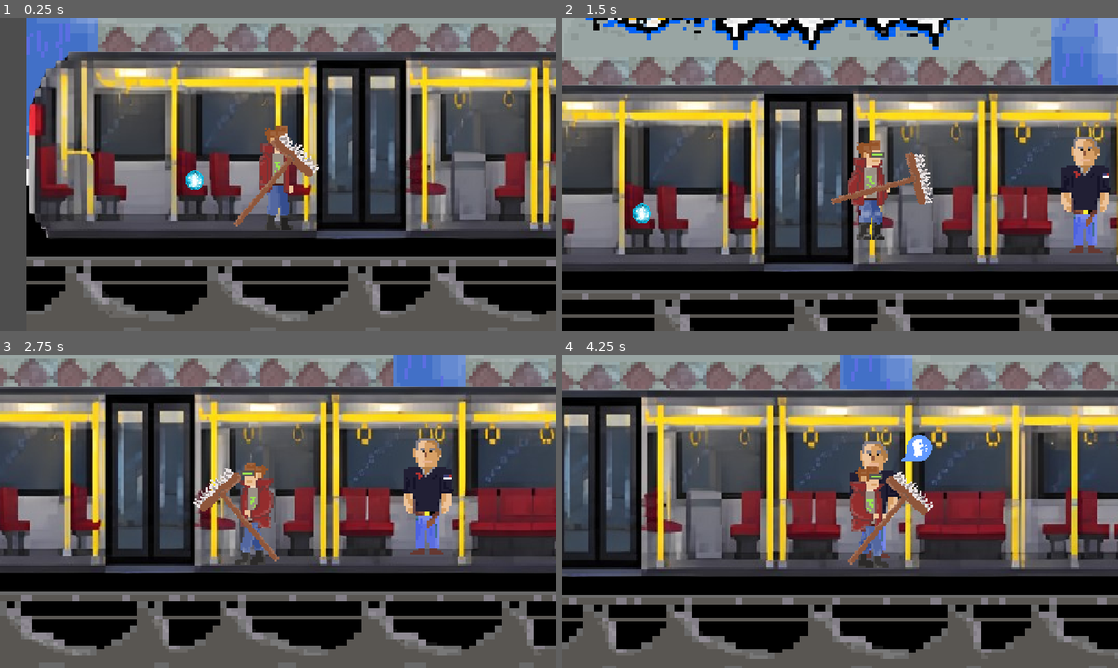
Above: before the commit, frames 1-4 (two rows, left to right).
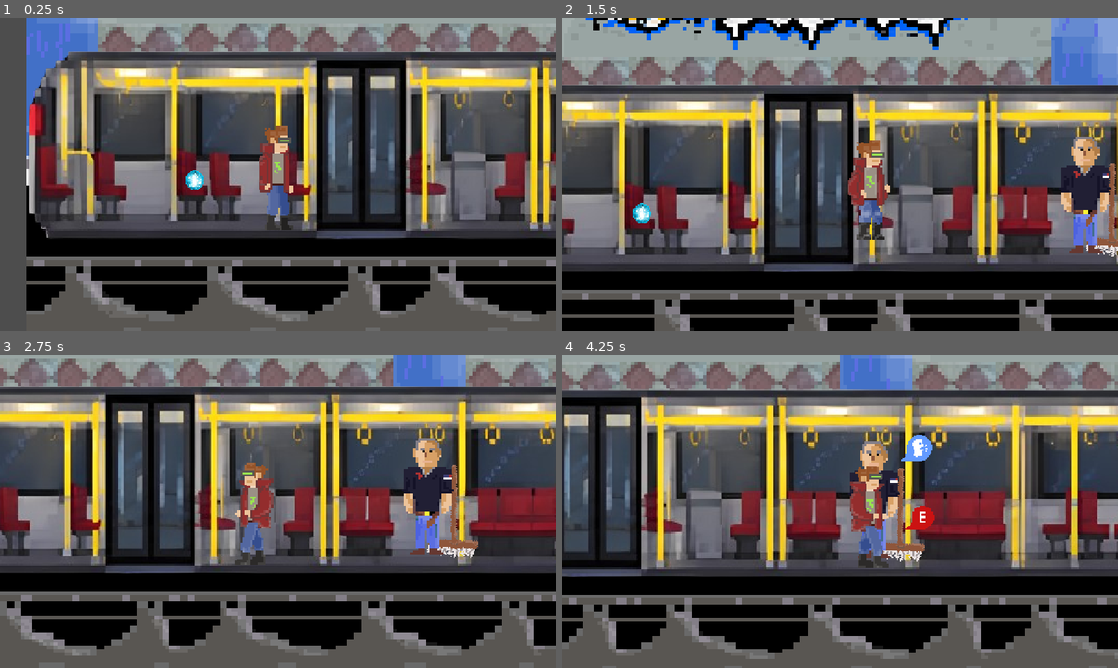
Above: after the commit, the same moments.

Repository: NetoCZ/Metro
Game: Godot game, scene res://Scenes/metro_main.tscn
Two runs of this game, one before a commit and one after it. Both use one fixed random seed, a clock stepped at 60 frames per second and the inputs below.
Inputs:
- Up to frame 1 (0.25 s): no input
- Up to frame 2 (1.5 s): hold D (move_right) from 0.53 s (still down); tap E (interruct) at 0.6 s; tap Space (move_jump) at 0.77 s; tap F (attack) at 1.35 s
- Up to frame 3 (2.75 s): tap Space (move_jump) at 1.52 s; tap E (interruct) at 1.55, 2.3 s; release D (move_right) at 2.03 s; hold A (move_left) from 2.03 s (still down); hold P (hurt) from 2.03 s (still down)
- Up to frame 4 (4.25 s): release A (move_left) at 2.78 s; release P (hurt) at 2.78 s; hold D (move_right) from 2.78 s (still down); tap E (interruct) at 2.85, 3.6 s; tap Space (move_jump) at 3.02, 3.77 s

The runs differ from the first frame. In frame 1, 0.7% of the frame differs, in the area x 42-58%, y 36-67%; in frame 2, 1.1%; in frame 3, 1.2%; in frame 4, 1.3%, in the area x 51-67%, y 36-68%.

Commit message:
MOOOOOOOOOOOOOP

Diff:
--- a/Scenes/Player/player.tscn
+++ b/Scenes/Player/player.tscn
@@ -4,7 +4,6 @@
 [ext_resource type="Script" uid="uid://b837hjvkk5guk" path="res://Scenes/Player/playerMovement.gd" id="1_uvnfx"]
 [ext_resource type="PackedScene" uid="uid://dmg7yfrfwf8de" path="res://Scenes/Weapons/BaseWeapon.tscn" id="2_gk6dx"]
 [ext_resource type="Texture2D" uid="uid://chx02whkmdi8t" path="res://Scenes/Player/assets/standing2.png" id="2_xpcdj"]
-[ext_resource type="Resource" uid="uid://2cgov2nn4baf" path="res://Scenes/Weapons/Items/Moop.tres" id="3_7g0yx"]
 [ext_resource type="Texture2D" uid="uid://e1cm5kx6817x" path="res://Scenes/Player/assets/run1.png" id="3_dd0ac"]
 [ext_resource type="Texture2D" uid="uid://cyagoak5scgmr" path="res://Scenes/Player/assets/run2.png" id="4_0u5uq"]
 [ext_resource type="Texture2D" uid="uid://d1vvl62o5gs8q" path="res://Scenes/Player/assets/mrtev_maincharacter.png" id="4_06tpx"]
@@ -95,7 +94,6 @@
 scale = Vector2(3.4415402, 3.5478175)
 script = ExtResource("1_uvnfx")
 base_weapon_scene = ExtResource("2_gk6dx")
-starting_weapon = ExtResource("3_7g0yx")
 
 [node name="CollisionShape2D" type="CollisionShape2D" parent="CharacterBody2D" unique_id=523690038 groups=["player", "playerTarget"]]
 shape = SubResource("CapsuleShape2D_wdocy")
@@ -110,7 +108,7 @@
 sprite_frames = SubResource("SpriteFrames_wdocy")
 animation = &"jump"
 autoplay = "idle"
-frame_progress = 0.731534
+frame_progress = 0.82139516
 
 [node name="WeaponHolder" type="Node2D" parent="CharacterBody2D" unique_id=280112700]
 position = Vector2(1, 1)
--- a/Scenes/Weapons/DroppedItems/Moop.tscn
+++ b/Scenes/Weapons/DroppedItems/Moop.tscn
@@ -1,11 +1,13 @@
 [gd_scene format=3 uid="uid://em7ovnjjleka"]
 
+[ext_resource type="Script" uid="uid://dbxr7mknrv1sb" path="res://Scenes/Weapons/DroppedItems/pickup.gd" id="1_2b5sn"]
 [ext_resource type="Texture2D" uid="uid://dnvdp2lfaboyu" path="res://Assets/item_stick.png" id="1_t3wp4"]
 
 [sub_resource type="RectangleShape2D" id="RectangleShape2D_wdocy"]
 size = Vector2(24.558445, 88.26362)
 
-[node name="DroppedMoop" type="Area2D" unique_id=782327210]
+[node name="Moop" type="Area2D" unique_id=782327210]
+script = ExtResource("1_2b5sn")
 
 [node name="CollisionShape2D" type="CollisionShape2D" parent="." unique_id=143174078]
 position = Vector2(3.5, -15.944124)
--- /dev/null
+++ b/Scenes/Weapons/DroppedItems/checkMoop.gd
@@ -0,0 +1,28 @@
+extends Area2D
+
+@onready var popup = $Popup
+
+func _ready() -> void:
+	popup.hide()
+	body_entered.connect(_on_body_entered)
+	body_exited.connect(_on_body_exited)
+
+
+func _on_body_entered(body: Node2D) -> void:
+	if body.is_in_group("player"):
+		popup.show()
+
+
+func _on_body_exited(body: Node2D) -> void:
+	if body.is_in_group("player"):
+		popup.hide()
+
+
+func _process(_delta: float) -> void:
+	if not Input.is_action_just_pressed("interruct"):
+		return
+
+	for body in get_overlapping_bodies():
+		if body.is_in_group("player"):
+			popup.visible = not popup.hidden
+			return
--- /dev/null
+++ b/Scenes/Weapons/DroppedItems/pickup.gd
@@ -0,0 +1,16 @@
+extends Area2D
+
+@export var weapon_data: WeaponData
+
+@onready var moop = $Sprite2D
+
+func _process(_delta: float) -> void:
+	if not Input.is_action_just_pressed("interruct"):
+		return
+
+	for body in get_overlapping_bodies():
+		if body.is_in_group("player"):
+			if body.has_method("equip_weapon"):
+				body.equip_weapon(weapon_data)
+				moop.hide()
+			return
--- a/Scenes/metro_main.tscn
+++ b/Scenes/metro_main.tscn
@@ -4,7 +4,10 @@
 [ext_resource type="Texture2D" uid="uid://c7fi6itui6302" path="res://Assets/metroInside.png" id="2_1wixh"]
 [ext_resource type="PackedScene" uid="uid://dnyf0pog4niyr" path="res://Scenes/Player/player.tscn" id="3_3ubiy"]
 [ext_resource type="Script" uid="uid://ca5515pmat1ck" path="res://Scenes/scriptLib/E_sceneChange.tscn.gd" id="3_ua22h"]
+[ext_resource type="PackedScene" uid="uid://em7ovnjjleka" path="res://Scenes/Weapons/DroppedItems/Moop.tscn" id="6_18qhk"]
 [ext_resource type="Texture2D" uid="uid://ot3mxxnl5a8b" path="res://Assets/ORBULTIMATNI.png" id="6_ua22h"]
+[ext_resource type="Resource" uid="uid://2cgov2nn4baf" path="res://Scenes/Weapons/Items/Moop.tres" id="7_dgydp"]
+[ext_resource type="Script" uid="uid://tnaela6xt7vk" path="res://Scenes/Weapons/DroppedItems/checkMoop.gd" id="7_l06sm"]
 [ext_resource type="Script" uid="uid://4clny5677ppk" path="res://Scenes/proxcheck.gd" id="7_ua22h"]
 [ext_resource type="Texture2D" uid="uid://dxh2t5k0inkqo" path="res://Assets/bublina_interac.png" id="8_3jqe1"]
 [ext_resource type="Texture2D" uid="uid://b8k1grji6n3vu" path="res://Assets/mull1.png" id="9_y5s03"]
@@ -98,6 +101,24 @@
 scale = Vector2(0.1653846, 0.1782051)
 texture = ExtResource("6_ua22h")
 
+[node name="DroppedMoop" parent="." unique_id=782327210 instance=ExtResource("6_18qhk")]
+position = Vector2(484, 63)
+scale = Vector2(2.0569654, 1.9515327)
+weapon_data = ExtResource("7_dgydp")
+
+[node name="proxcheck3" type="Area2D" parent="." unique_id=857480725]
+position = Vector2(496, -61)
+script = ExtResource("7_l06sm")
+
+[node name="CollisionShape2D" type="CollisionShape2D" parent="proxcheck3" unique_id=309463081]
+position = Vector2(5, 119)
+shape = SubResource("CircleShape2D_renrx")
+
+[node name="Popup" type="Sprite2D" parent="proxcheck3" unique_id=105544246]
+position = Vector2(61, 113)
+scale = Vector2(1.46, 1.6)
+texture = ExtResource("8_3jqe1")
+
 [node name="proxcheck" type="Area2D" parent="." unique_id=238354281]
 position = Vector2(1246, -90)
 script = ExtResource("7_ua22h")
@@ -116,12 +137,12 @@
 script = ExtResource("7_ua22h")
 
 [node name="CollisionShape2D" type="CollisionShape2D" parent="proxcheck2" unique_id=184102700]
-position = Vector2(-15, 136)
+position = Vector2(-16, 134)
 shape = SubResource("CircleShape2D_renrx")
 
 [node name="Popup" type="Sprite2D" parent="proxcheck2" unique_id=261035454]
 position = Vector2(34, 128)
-scale = Vector2(1.46, 1.6)
+scale = Vector2(1.5, 1.6)
 texture = ExtResource("8_3jqe1")
 
 [node name="Questgiver" type="Area2D" parent="." unique_id=1448186379]
Not shown, added: Scenes/Weapons/DroppedItems/checkMoop.gd.uid
Not shown, added: Scenes/Weapons/DroppedItems/pickup.gd.uid
